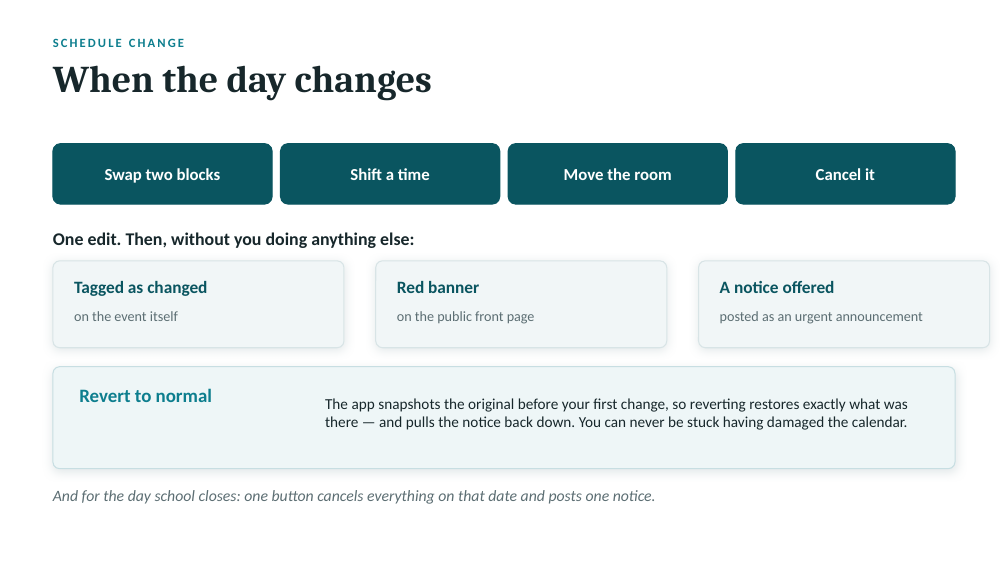
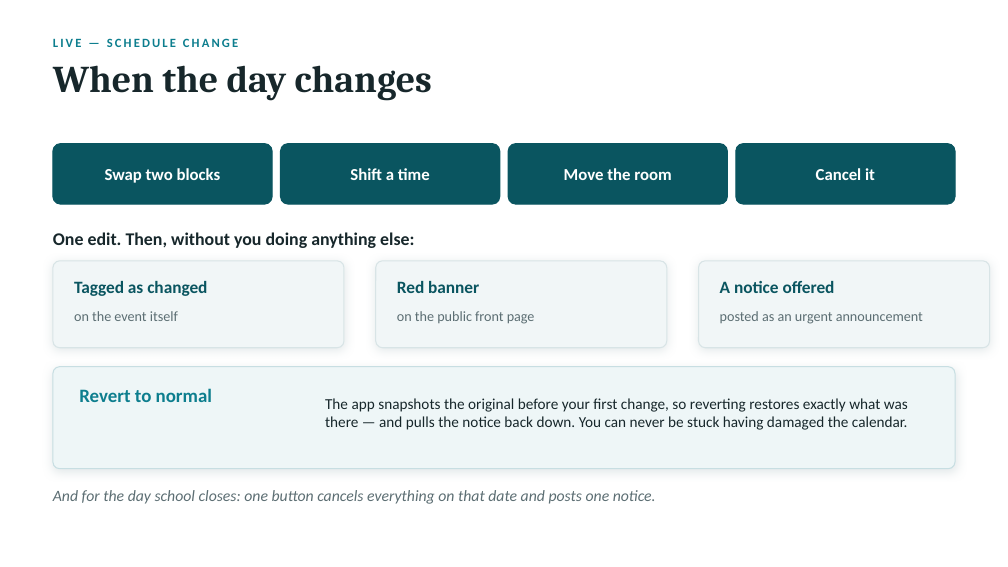
Before and after one commit to d5nf9kcskk-byte/nwsa-music-hub, a slide deck: slide 11 of docs/presentation/NWSA-Music-Hub-Directors.pptx. Drawn at 1008x567 pixels with LibreOffice and Linux fonts; fonts in the diff are those of the drawing. Boxes give left, top, right and bottom in pixels: in the first picture for what was removed or moved away, otherwise in the second. Text is boxed around its words. In the diff, an @@ line names an element or a change of style, - is before the commit and + after.

```diff
--- a/docs/presentation/NWSA-Music-Hub-Directors.pptx
+++ b/docs/presentation/NWSA-Music-Hub-Directors.pptx
@@ text at (53, 38, 238, 47): text changed @@
-SCHEDULE CHANGE
+LIVE — SCHEDULE CHANGE
```
Also in this commit, not shown: 5 other slides changed, 10 other files.
